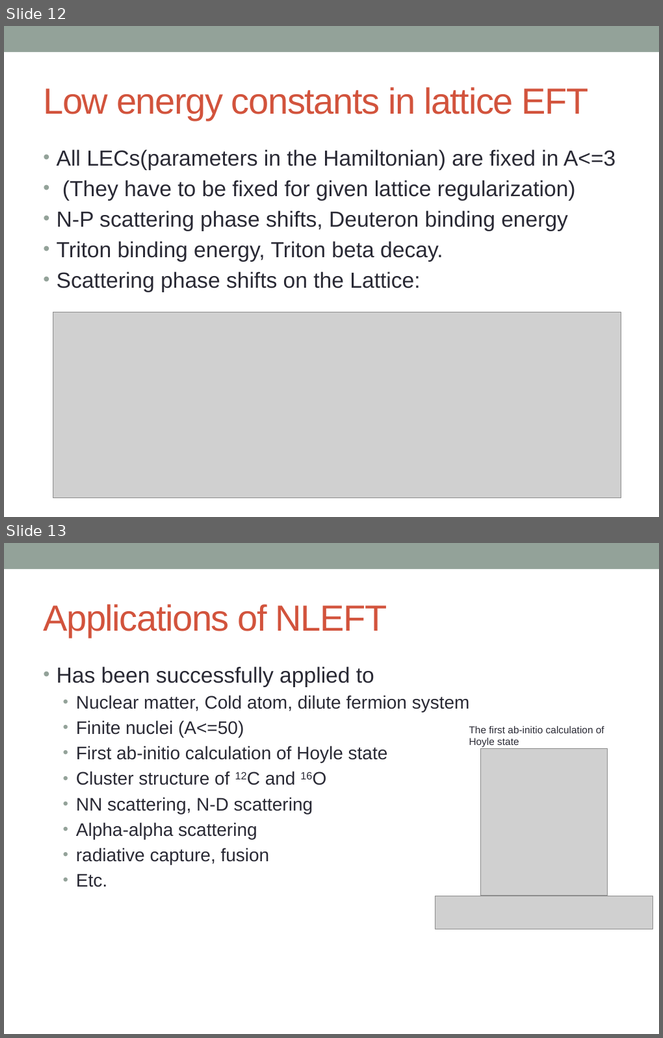
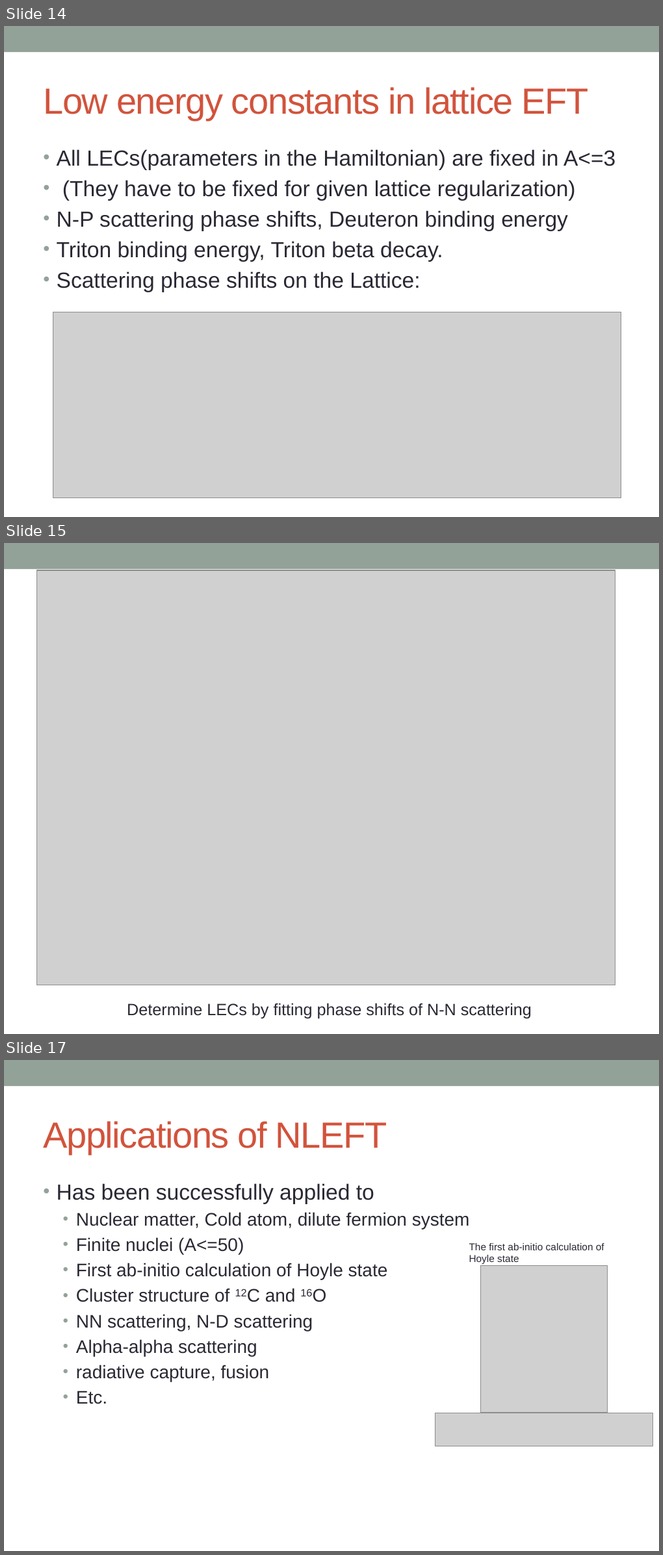
Before and after one commit to alphacentaury-github/NPSS2020, a slide deck: 20211002_BCC_OMEG.pptx. Shown one above the other, each under a label of ours: slides 12 and 13 before the commit, slides 14, 15 and 17 after it; the slides between them are not shown. The pictures are 663x1038 and 663x1555 pixels, drawn with LibreOffice and Linux fonts; fonts in the diff are those of the drawing; grey boxes stand for pictures. Boxes give left, top, right and bottom in pixels: in the first picture for what was removed or moved away, otherwise in the second. Text is boxed around its words. In the diff, an @@ line names an element or a change of style, - is before the commit and + after.

```diff
--- a/20211002_BCC_OMEG.pptx
+++ b/20211002_BCC_OMEG.pptx
@@ slide 15 added at bbox=[4, 543, 659, 1034], background #FFFFFF; not listed: 1 template element that a slide beside it also shows @@
@@ picture added at bbox=[36, 570, 615, 985] @@
@@ text added at bbox=[127, 1003, 532, 1019], 18 pt, text #292934 @@
+Determine LECs by fitting phase shifts of N-N scattering
@@ what was slide 12 is now slide 14 @@
@@ what was slide 13 is now slide 17 @@
```
Also in this commit, not shown: 6 slides changed, 3 other slides added, 2 other files.
